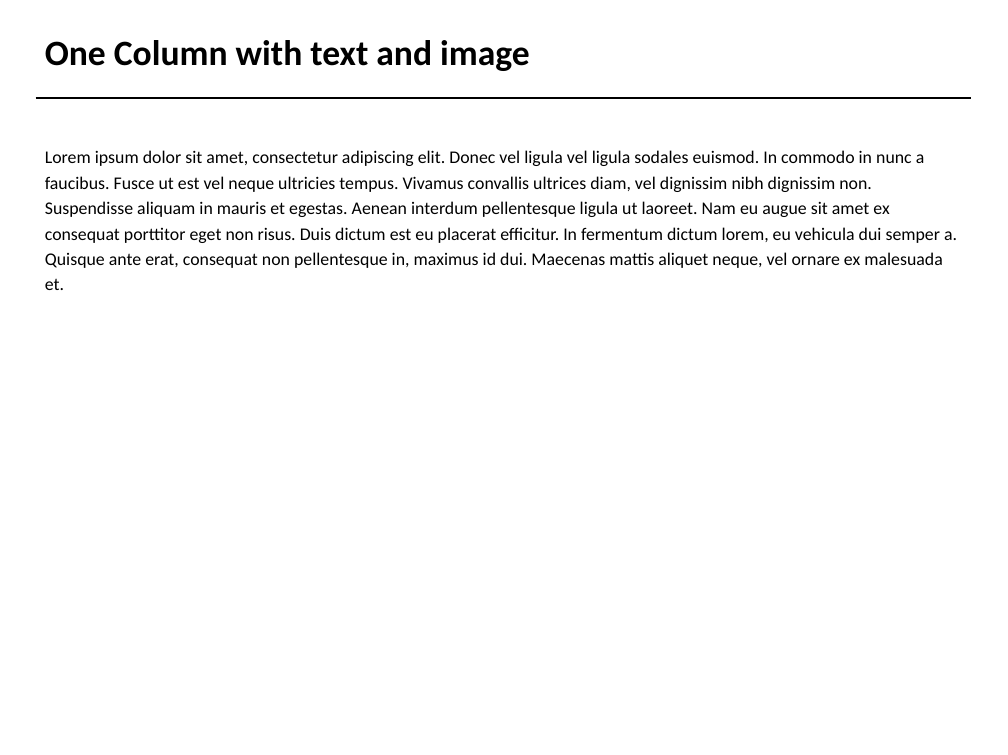
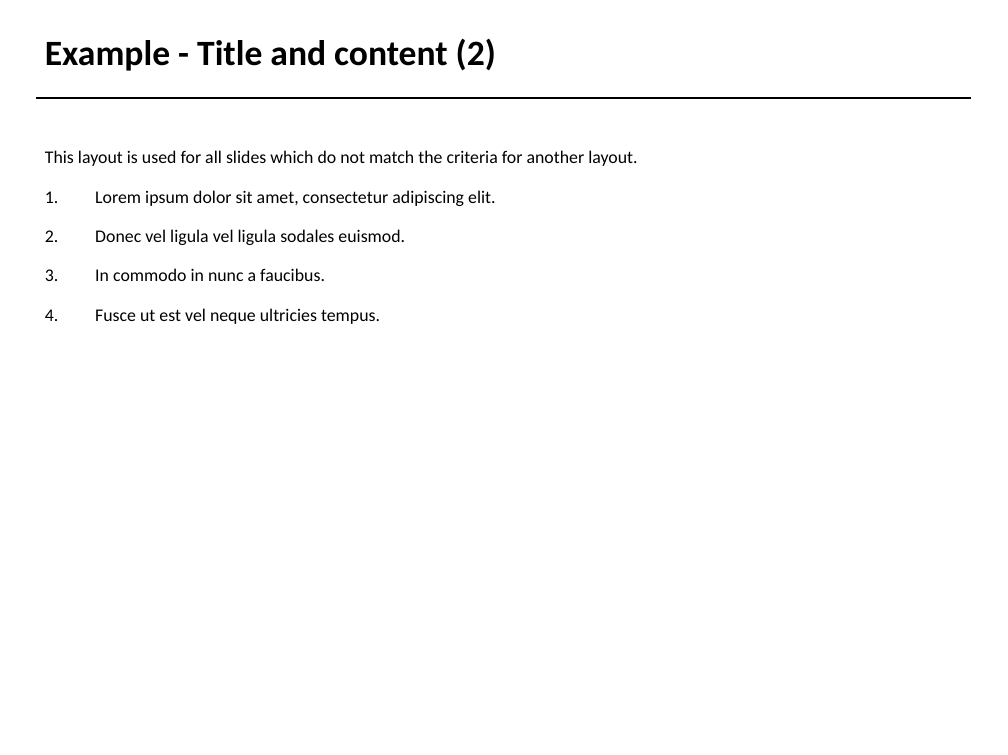
Before and after one commit to vcu-ssg/ssg-vcu-bofa-sandbox, a slide deck: slide 2 of study1.pptx (slide 3 before the commit). Drawn at 1008x755 pixels with LibreOffice and Linux fonts; fonts in the diff are those of the drawing; background and template pictures are left out. Boxes give left, top, right and bottom in pixels: in the first picture for what was removed or moved away, otherwise in the second. Text is boxed around its words. In the diff, an @@ line names an element or a change of style, - is before the commit and + after.

```diff
--- a/study1.pptx
+++ b/study1.pptx
@@ title at bbox=[45, 38, 496, 71]: text changed @@
-One Column with text and image
+Example - Title and content (2)
@@ text at bbox=[45, 150, 637, 324]: text changed @@
-Lorem ipsum dolor sit amet, consectetur adipiscing elit. Donec vel ligula vel ligula sodales euismod. In commodo in nunc a faucibus. Fusce ut est vel neque ultricies tempus. Vivamus convallis ultrices diam, vel dignissim nibh dignissim non. Suspendisse aliquam in mauris et egestas. Aenean interdum pellentesque ligula ut laoreet. Nam eu augue sit amet ex consequat porttitor eget non risus. Duis dictum est eu placerat efficitur. In fermentum dictum lorem, eu vehicula dui semper a. Quisque ante erat, consequat non pellentesque in, maximus id dui. Maecenas mattis aliquet neque, vel ornare ex malesuada et.
+This layout is used for all slides which do not match the criteria for another layout.
+1. Lorem ipsum dolor sit amet, consectetur adipiscing elit.
+2. Donec vel ligula vel ligula sodales euismod.
+3. In commodo in nunc a faucibus.
+4. Fusce ut est vel neque ultricies tempus.
```
Also in this commit, not shown: 5 other slides changed, 4 slides added, 1 other file.
